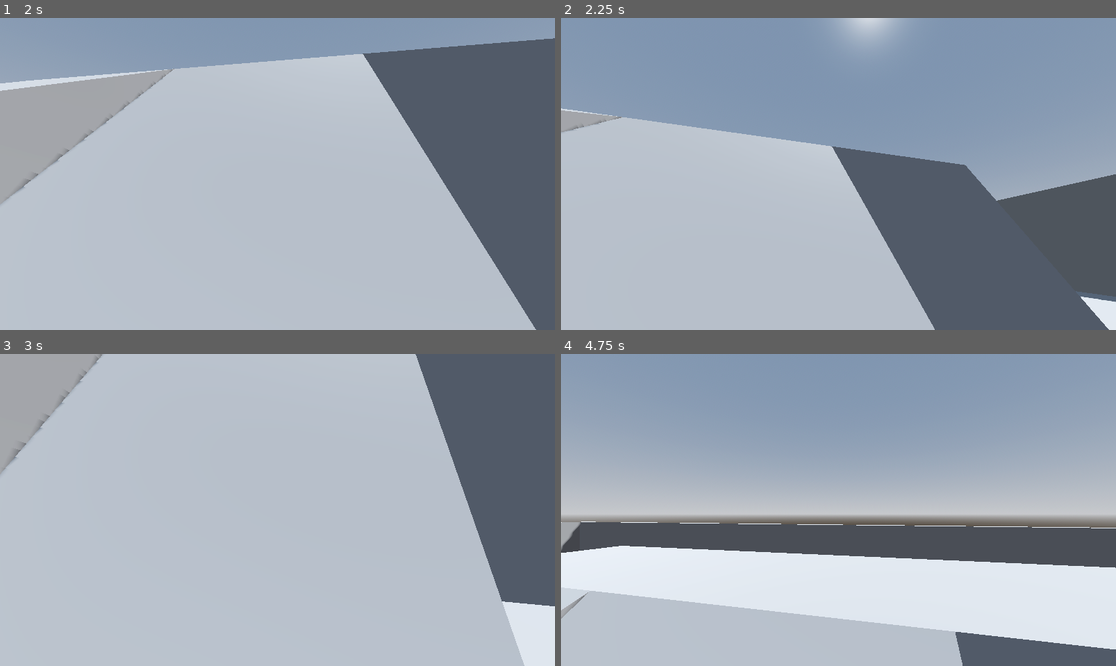
Above: before the commit, frames 1-4 (two rows, left to right).
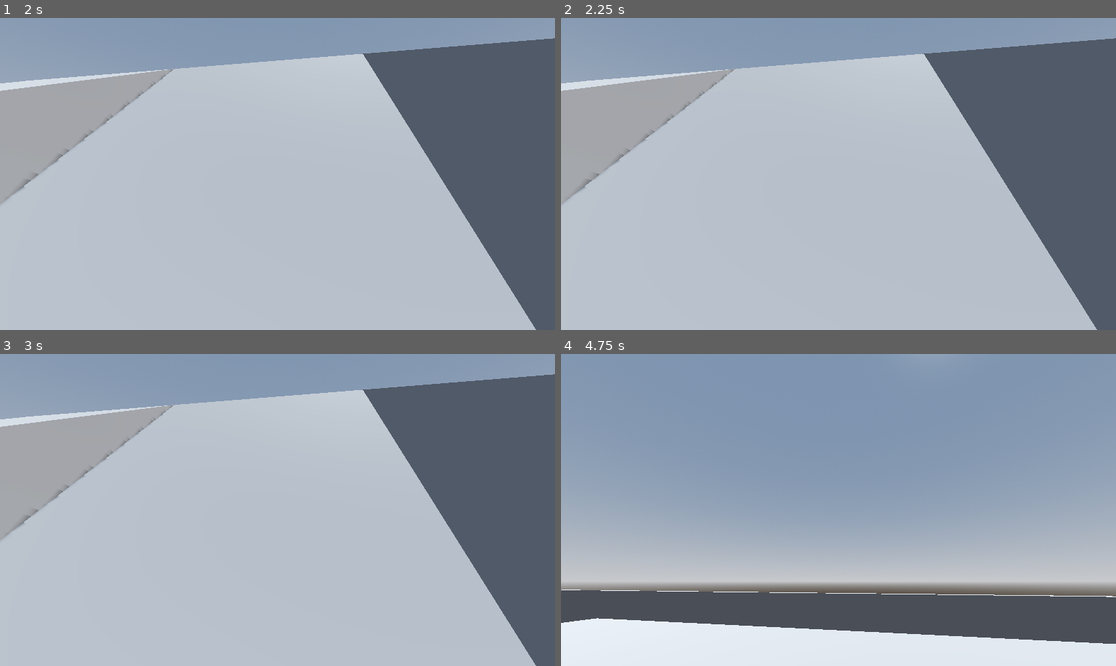
Above: after the commit, the same moments.

Repository: Maurehago/godot-42
Game: Godot game, scene res://script_test/player_first_person.tscn
Same seed, same stepped clock (60 frames per second), same inputs: the game is played once before the commit and once after it. The project has no main scene, so this scene is started directly.
Inputs (mouse positions are in pixels of both pictures, inside the frame that each line leads up to):
- Up to frame 1 (2 s): tap Enter (ui_accept) at 0.5 s; move the mouse to (305, 174) at 0.52 s; hold W (move_foreward) 0.53-1.28 s; hold Up (ui_up) from 0.53 s (still down); tap Space (move_jump) at 0.77, 1.52 s; move the mouse to (249, 174) at 1.27 s; tap Tab (switchmode) at 1.35 s
- Up to frame 2 (2.25 s): tap Enter (ui_accept) at 2 s; move the mouse to (894, 105) at 2.02 s; release Up (ui_up) at 2.03 s; hold D (move_right) from 2.03 s (still down); hold W (move_foreward) from 2.03 s (still down)
- Up to frame 3 (3 s): tap Enter (ui_accept) at 2.75 s; move the mouse to (249, 572) at 2.77 s; release D (move_right) at 2.78 s; release W (move_foreward) at 2.78 s; hold Up (ui_up) from 2.78 s (still down); tap Tab (switchmode) at 2.85 s
- Up to frame 4 (4.75 s): keep holding Up (ui_up); tap Space (move_jump) at 3.02, 3.77, 4.52 s; move the mouse to (877, 513) at 3.52 s; hold W (move_foreward) 3.53-4.28 s; move the mouse to (794, 506) at 4.27 s; tap Tab (switchmode) at 4.35 s

Frame 1 is identical in both runs. In frame 2, 47% of the frame differs, in the area x 0-100%, y 0-100%; in frame 3, 24%; in frame 4, 63%, in the area x 0-100%, y 34-100%.

Commit message:
Improve raycast stepping

Diff:
--- a/script_test/player_first_person.gd
+++ b/script_test/player_first_person.gd
@@ -4,31 +4,31 @@
 # meta-space-indent: 4
 extends CharacterBody3D
 
+@export var camera : Camera3D
+@export_group("Movement")
 @export var max_speed: float = 5.0 			# Geschwindigkeit des Spielers
 @export var accel: float = 0.5 			# Beschleunigung des Spielers
 @export var deaccel: float = 1.0 			# Abbremsen des Spielers
 @export var jump_velocity: float = 4.5	# Sprunghöhe
+@export_group("Mouse")
 @export var mouse_sensivity: float =  0.25	# Geschwindigkeit der Mausdrehung
 @export var invert_mouse_y := false # Y-Achse invertieren
 @export var invert_mouse_x := false # X-Achse invertieren
+@export_group("Step")
 @export var step_height := 0.25 # Wie hoch sind die stufen die bestiegen werden sollen
-@export var step_raylength := 0.5 # Wie weit voraus soll nach stufen geschaut werden
-#@export var gravity_vector :Vector3 = Vector3(0.0, -1.0, 0.0)	# Richtung der Gravitation
-
-@export var camera : Camera3D
+@export var step_raylength := 0.3 # Wie weit voraus soll nach stufen geschaut werden
+@export var num_step_ray_directions := 4
 
 var mouse_captured := false	# Merkt sich ob die Maus gefangen ist
 const min_camRotX := -PI/2	# kleinster Winkel in radians bis zu dem man nach unten sehen kann
 const max_camRotX := PI/2	# größter Winkel in radians bis zu dem man nach oben sehen kann
 var direction := Vector3.ZERO	# Tasten Bewegungs Richtung
 var input_vector := Vector2.ZERO # Eingabe vektor
-
+var bottom_step_rays : Array[RayCast3D] = []
+var top_step_rays : Array[RayCast3D] = []
 
 # Gravitation von den Projekt Einstellungen laden damit diese mit den RigidBody Nodes synchron ist.
 var gravity = ProjectSettings.get_setting("physics/3d/default_gravity")
-
-@onready var bottom_step_ray := RayCast3D.new() # unterer stufen ray
-@onready var top_step_ray := RayCast3D.new() # oberer stufen ray
 
 
 # Tastatur Eingabe Festlegen
@@ -69,17 +69,35 @@
 		InputMap.action_add_event("switchmode", new_switchmode)
 
 
-func _setup_step_rays():
-	# Setze den unteren ray knapp über den boden
-	bottom_step_ray.position.y += 0.01
-	top_step_ray.position.y = bottom_step_ray.position.y + step_height
+func _setup_step_rays() -> void:
+	var step := deg_to_rad(360) / num_step_ray_directions
+	for i in range(num_step_ray_directions):
+		var bottom_step_ray := RayCast3D.new()
+		# Setze den unteren ray knapp über den boden
+		bottom_step_ray.position.y += 0.01
 
-	# Lasse beide Rays in die selbe richtung schauen
-	bottom_step_ray.target_position = Vector3(0, 0, -step_raylength)
-	top_step_ray.target_position = Vector3(0, 0, -step_raylength)
+		var top_step_ray := RayCast3D.new()
+		top_step_ray.position.y = bottom_step_ray.position.y + step_height
 
-	add_child(bottom_step_ray)
-	add_child(top_step_ray)
+		# Lasse beide Rays in die selbe richtung schauen
+		bottom_step_ray.target_position = Vector3(0, 0, -step_raylength).rotated(Vector3.UP, i * step)
+		top_step_ray.target_position = Vector3(0, 0, -step_raylength).rotated(Vector3.UP, i * step)
+
+		bottom_step_rays.append(bottom_step_ray)
+		top_step_rays.append(top_step_ray)
+		add_child(bottom_step_ray)
+		add_child(top_step_ray)
+
+
+
+func check_ray_collision() -> bool:
+	#	if input_vector.y > 0 and bottom_step_ray.is_colliding() and bottom_step_ray.get_collision_normal().y == 0 and !top_step_ray.is_colliding():
+	for i in range(bottom_step_rays.size()):
+		var bottom_step_ray := bottom_step_rays[i]
+		var top_step_ray := top_step_rays[i]
+		if bottom_step_ray.is_colliding() and bottom_step_ray.get_collision_normal().y == 0 and !top_step_ray.is_colliding():
+			return true
+	return false
 
 
 # Beim Start ausführen
@@ -101,7 +119,7 @@
 # Eingaben prüfen
 func _input(event):
 	# Wenn Maus Bewegung (Umschauen)
-	if event is InputEventMouseMotion:
+	if event is InputEventMouseMotion and mouse_captured:
 		var x_multiplier = -1 if invert_mouse_x else 1
 		var y_multiplier = -1 if invert_mouse_y else 1
 		rotate_y(-event.relative.x * 0.01 * mouse_sensivity * x_multiplier)
@@ -125,7 +143,7 @@
 
 
 func _physics_process(delta) -> void:
-	if input_vector.y > 0 and bottom_step_ray.is_colliding() and !top_step_ray.is_colliding():
+	if input_vector != Vector2.ZERO and check_ray_collision():
 		# kraft, die nur etwas größer als schwerkraft ist um spieler anzuheben
 		velocity.y += gravity * delta + 0.1
 
